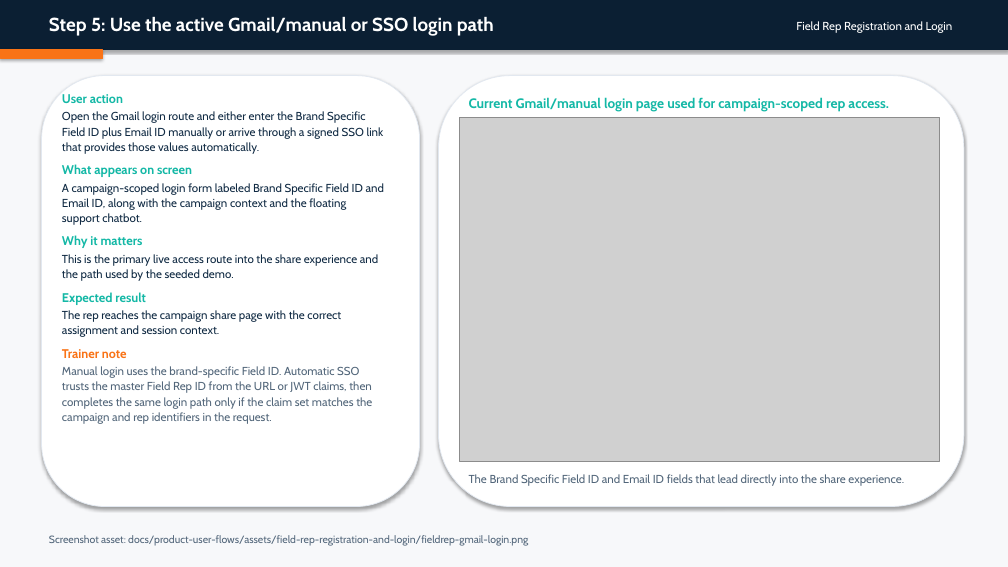
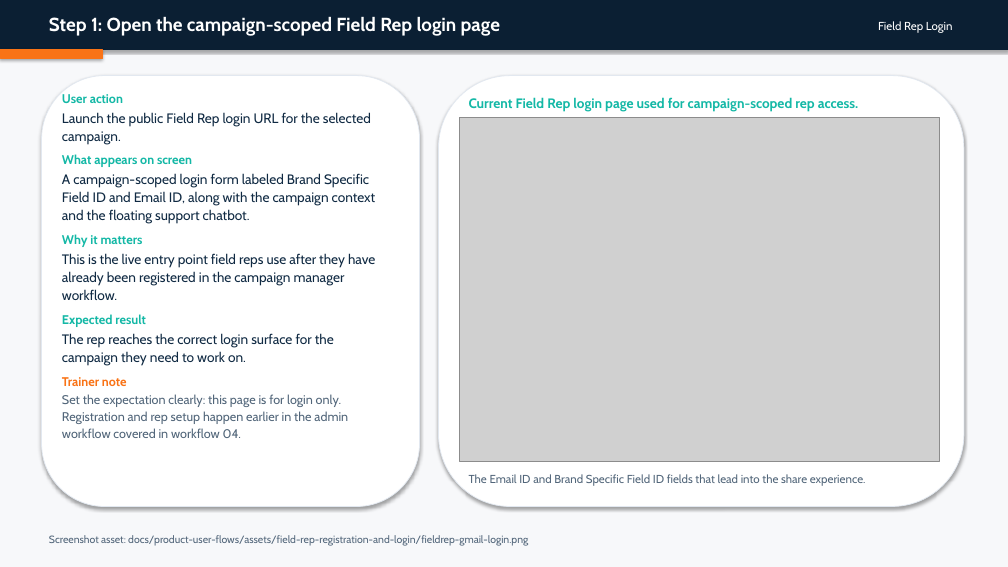
Before and after one commit to admin-masters/inclinic-education-system, a slide deck: slide 3 of output/doc/user-flow-decks/06-field-rep-registration-and-login.pptx (slide 7 before the commit). Drawn at 1008x567 pixels with LibreOffice and Linux fonts; fonts in the diff are those of the drawing; grey boxes stand for pictures. Boxes give left, top, right and bottom in pixels: in the first picture for what was removed or moved away, otherwise in the second. Text is boxed around its words. In the diff, an @@ line names an element or a change of style, - is before the commit and + after.

Commit message:
simplify field rep login and doctor addition docs

```diff
--- a/output/doc/user-flow-decks/06-field-rep-registration-and-login.pptx
+++ b/output/doc/user-flow-decks/06-field-rep-registration-and-login.pptx
@@ text at [49, 16, 500, 36]: text changed @@
-Step 5: Use the active Gmail/manual or SSO login path
+Step 1: Open the campaign-scoped Field Rep login page
@@ text at [878, 21, 953, 33]: text changed @@
-Field Rep Registration and Login
+Field Rep Login
@@ text at [62, 112, 371, 145]: text changed; size 11 to 13 pt @@
-Open the Gmail login route and either enter the Brand Specific Field ID plus Email ID manually or arrive through a signed SSO link that provides those values automatically.
+Launch the public Field Rep login URL for the selected campaign.
@@ text at [469, 97, 859, 112]: text changed @@
-Current Gmail/manual login page used for campaign-scoped rep access.
+Current Field Rep login page used for campaign-scoped rep access.
@@ text at [62, 173, 376, 224]: size 11 to 13 pt in "A campaign-scoped login form labeled Brand Specific ..." @@
@@ text at [62, 253, 375, 300]: text changed; size 11 to 13 pt @@
-This is the primary live access route into the share experience and the path used by the seeded demo.
+This is the live entry point field reps use after they have already been registered in the campaign manager workflow.
@@ text at [62, 333, 334, 366]: text changed; size 11 to 13 pt @@
-The rep reaches the campaign share page with the correct assignment and session context.
+The rep reaches the correct login surface for the campaign they need to work on.
@@ text at [62, 394, 348, 438]: text changed; size 11 to 12 pt @@
-Manual login uses the brand-specific Field ID. Automatic SSO trusts the master Field Rep ID from the URL or JWT claims, then completes the same login path only if the claim set matches the campaign and rep identifiers in the request.
+Set the expectation clearly: this page is for login only. Registration and rep setup happen earlier in the admin workflow covered in workflow 04.
@@ text at [469, 474, 866, 486]: text changed @@
-The Brand Specific Field ID and Email ID fields that lead directly into the share experience.
+The Email ID and Brand Specific Field ID fields that lead into the share experience.
```
Also in this commit, not shown: 5 other slides changed, 3 slides removed, 23 other files.
